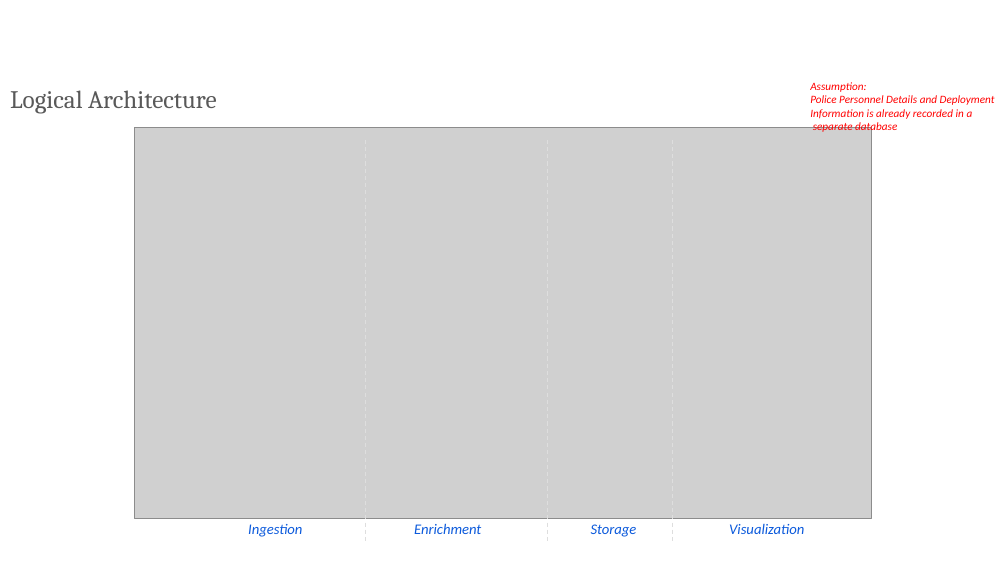
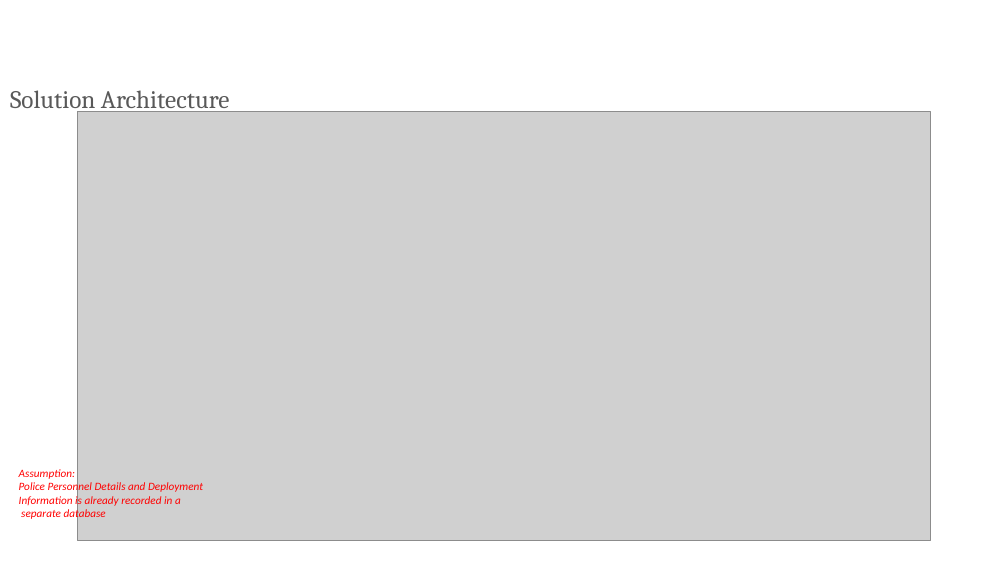
Before and after one commit to Ankan54/ksp-hackathon-radiant-ranger, a slide deck: slide 4 of radiant_ranger_ksp_datathon_prototype_round.pptx. Drawn at 1008x567 pixels with LibreOffice and Linux fonts; fonts in the diff are those of the drawing; grey boxes stand for pictures; background and template pictures are left out. Boxes give left, top, right and bottom in pixels: in the first picture for what was removed or moved away, otherwise in the second. Text is boxed around its words. In the diff, an @@ line names an element or a change of style, - is before the commit and + after.

```diff
--- a/radiant_ranger_ksp_datathon_prototype_round.pptx
+++ b/radiant_ranger_ksp_datathon_prototype_round.pptx
@@ text at (10,90,230,114): text changed @@
-Logical Architecture
+Solution Architecture
@@ picture: place and size @@
-picture at (135,128,872,519)
+picture at (78,112,930,541)
@@ line removed from (366, 140) to (366, 543) @@
@@ line removed from (547, 140) to (547, 543) @@
@@ line removed from (672, 140) to (672, 543) @@
@@ text "Assumption:": place and size @@
-text "Assumption:" at (810,82,995,134)
+text "Assumption:" at (19,469,203,521)
@@ text removed at (248,524,302,537) @@
-Ingestion
@@ text removed at (414,523,481,534) @@
-Enrichment
@@ text removed at (591,524,637,537) @@
-Storage
@@ text removed at (729,524,804,534) @@
-Visualization
```
Also in this commit, not shown: 1 other slide changed, 1 slide added, 1 slide removed, 2 other files.
